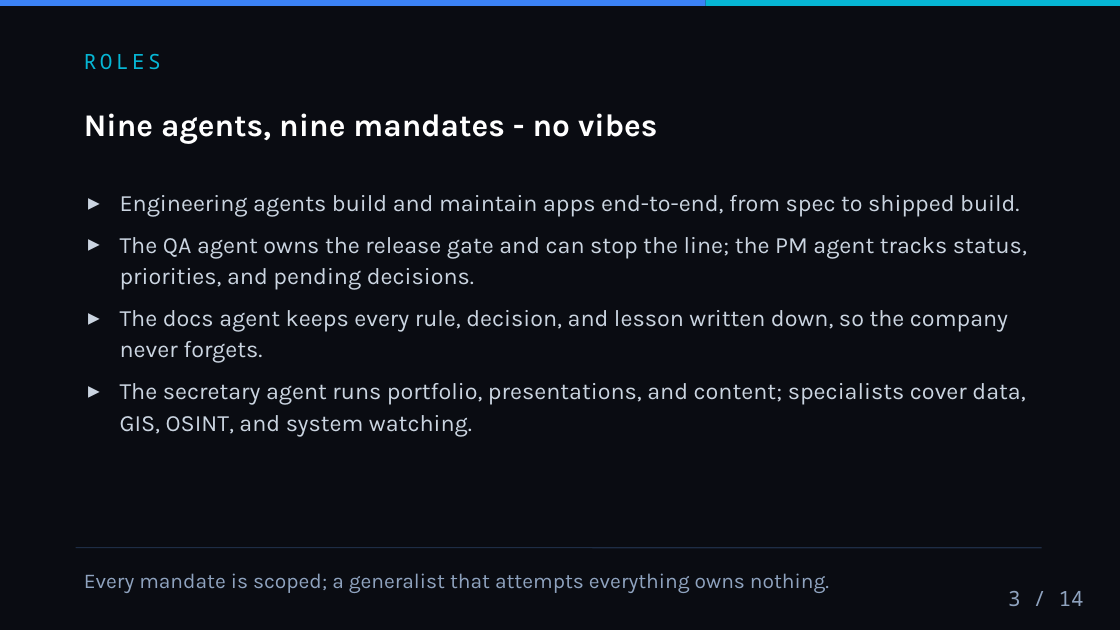
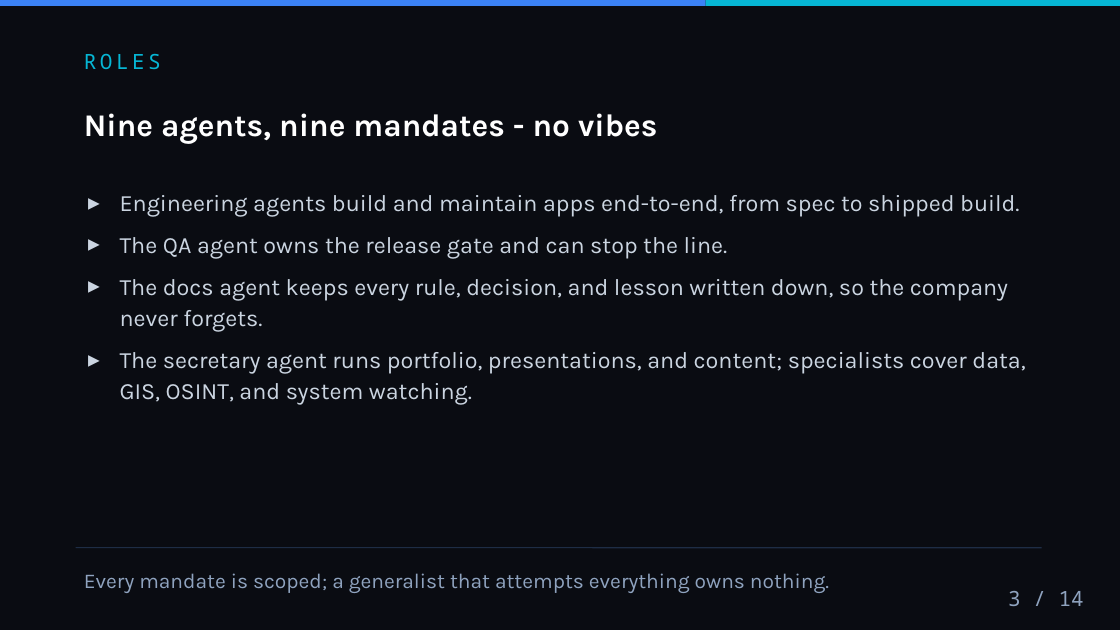
Before and after one commit to rezalianvatiady/rezalianvatiady.github.io, a slide deck: slide 3 of decks/agent-operating-model.pptx. Drawn at 1120x630 pixels with LibreOffice and Linux fonts; fonts in the diff are those of the drawing. Boxes give left, top, right and bottom in pixels: in the first picture for what was removed or moved away, otherwise in the second. Text is boxed around its words. In the diff, an @@ line names an element or a change of style, - is before the commit and + after.

```diff
--- a/decks/agent-operating-model.pptx
+++ b/decks/agent-operating-model.pptx
@@ text at (x1=120, y1=237, x2=728, y2=258): text changed @@
-▸ The QA agent owns the release gate and can stop the line; the PM agent tracks status, priorities, and pending decisions.
+▸ The QA agent owns the release gate and can stop the line.
```
Also in this commit, not shown: 16 other files.
